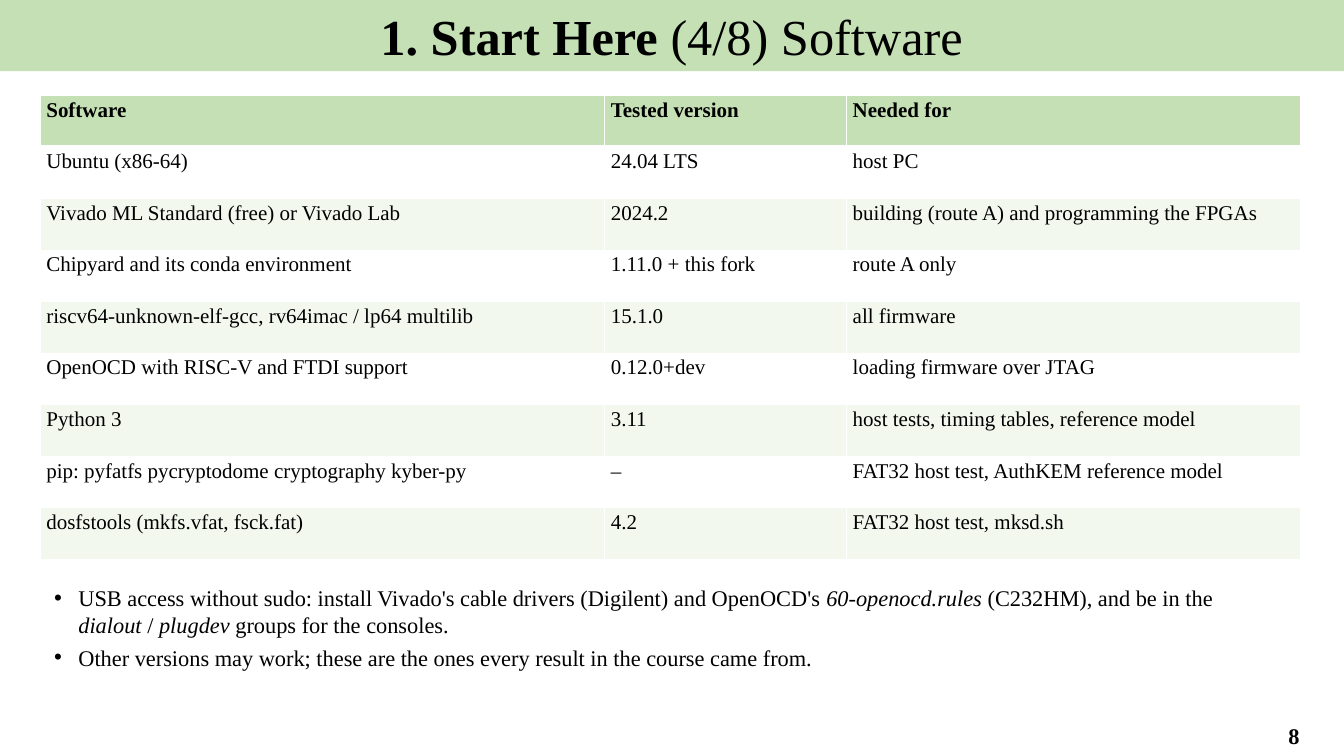
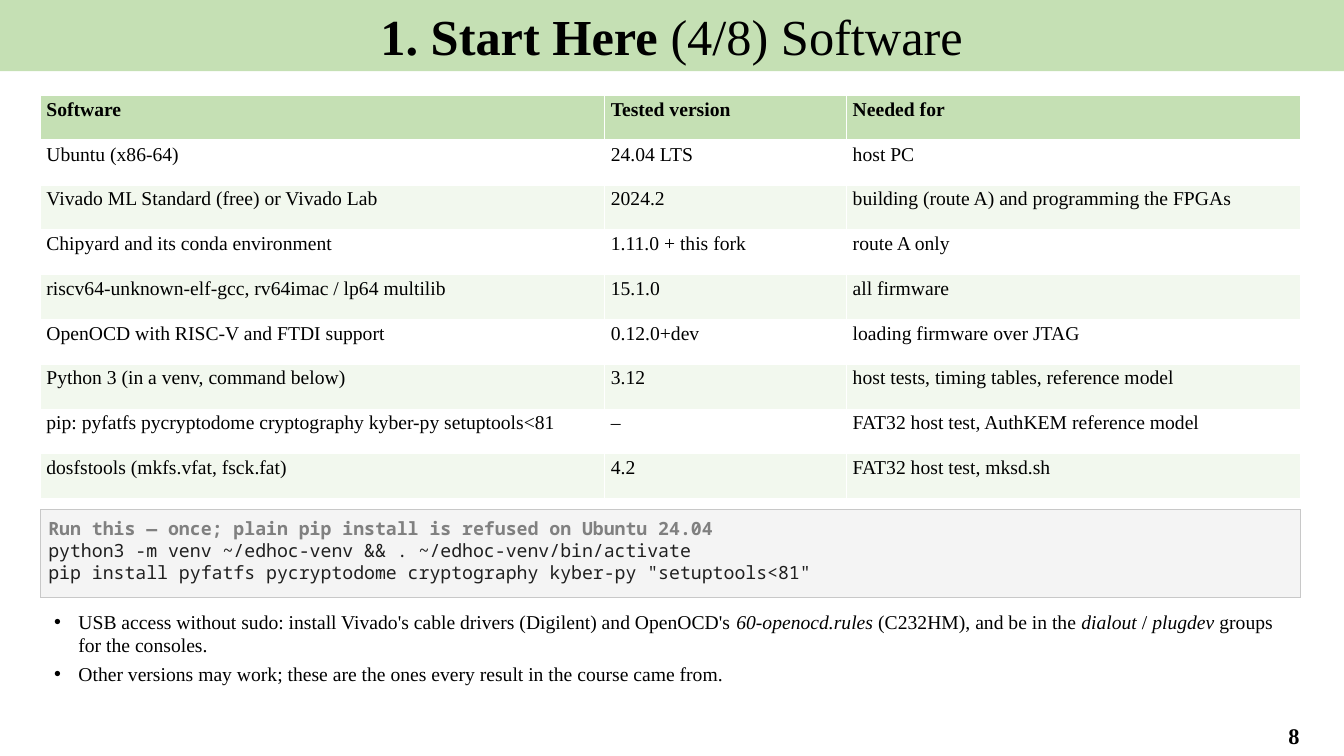
Before and after one commit to Khaiduy/chipyard-edhoc, a slide deck: slide 8 of fpga/sw/export/docs/slides/01_EDHOC_SoC_on_Arty_A7-100T.pptx. Drawn at 1344x756 pixels with LibreOffice and Linux fonts; fonts in the diff are those of the drawing. Boxes give left, top, right and bottom in pixels: in the first picture for what was removed or moved away, otherwise in the second. Text is boxed around its words. In the diff, an @@ line names an element or a change of style, - is before the commit and + after.

Commit message:
docs: fix setup steps found by a copy-paste run
Drop ./scripts/init-fpga.sh (not in Chipyard 1.11); run build-setup.sh
with --skip-marshal --skip-firesim; venv + setuptools<81 for the host
tools; say where each AuthKEM suite builds; boards.env must be edited;
time and disk estimate for route A; fix a section reference.

```diff
--- a/fpga/sw/export/docs/slides/01_EDHOC_SoC_on_Arty_A7-100T.pptx
+++ b/fpga/sw/export/docs/slides/01_EDHOC_SoC_on_Arty_A7-100T.pptx
@@ table at (40,96,1301,499) @@
-row 7, column 1: Python 3
+row 7, column 1: Python 3 (in a venv, command below)
-row 7, column 2: 3.11
+row 7, column 2: 3.12
-row 8, column 1: pip: pyfatfs pycryptodome cryptography kyber-py
+row 8, column 1: pip: pyfatfs pycryptodome cryptography kyber-py setuptools<81
@@ size 15 to 14 pt in "Software", "Tested version", "Needed for", "Ubuntu (x86-64)" and 20 more places @@
@@ rectangle added at (40,509,1301,598), fill #F4F4F4, outline #C8C8C8 0.75 pt, 13 pt, text #1F1F1F @@
+Run this — once; plain pip install is refused on Ubuntu 24.04
+python3 -m venv ~/edhoc-venv && . ~/edhoc-venv/bin/activate
+pip install pyfatfs pycryptodome cryptography kyber-py "setuptools<81"
@@ text "USB access without sudo: install ...": place and size @@
-text "USB access without sudo: install ..." at (78,590,1212,671)
+text "USB access without sudo: install ..." at (78,615,1272,686)
@@ text "USB access without sudo: install ..." at (78,615,1272,686): size 16 to 14 pt @@
```
Also in this commit, not shown: 3 other slides changed, 9 other files.
